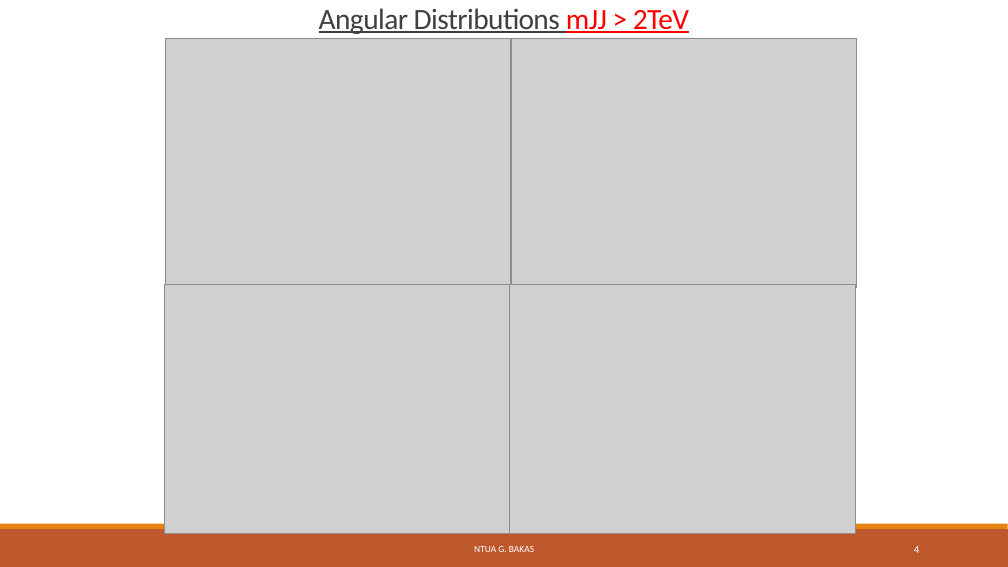
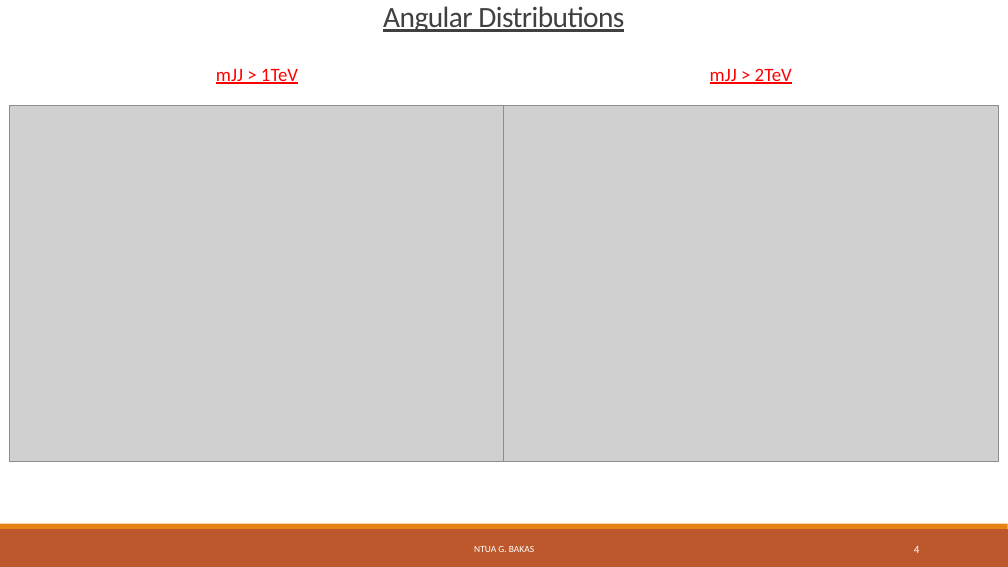
Before and after one commit to georgebakas/HEP-NTUA, a slide deck: slide 4 of Weekly Meetings/HEP_Weekly_21Oct2020.pptx. Drawn at 1008x567 pixels with LibreOffice and Linux fonts; fonts in the diff are those of the drawing; grey boxes stand for pictures; background and template pictures are left out. Boxes give left, top, right and bottom in pixels: in the first picture for what was removed or moved away, otherwise in the second. Text is boxed around its words. In the diff, an @@ line names an element or a change of style, - is before the commit and + after.

```diff
--- a/Weekly Meetings/HEP_Weekly_21Oct2020.pptx
+++ b/Weekly Meetings/HEP_Weekly_21Oct2020.pptx
@@ text at bbox=[383, 6, 624, 32]: text changed @@
-Angular Distributions mJJ > 2TeV
+Angular Distributions
@@ picture removed at bbox=[166, 39, 511, 287] @@
@@ text added at bbox=[216, 68, 298, 84], 18 pt, text #FF0000, underline @@
+mJJ > 1TeV
@@ text added at bbox=[710, 68, 792, 84], 18 pt, text #FF0000, underline @@
+mJJ > 2TeV
@@ picture added at bbox=[9, 105, 504, 462] @@
@@ picture: place and size @@
-picture at bbox=[511, 39, 857, 287]
+picture at bbox=[503, 105, 998, 462]
@@ picture removed at bbox=[164, 285, 510, 534] @@
@@ picture removed at bbox=[510, 285, 855, 534] @@
```
Also in this commit, not shown: 2 other slides changed, 2 slides added, 20 other files.
